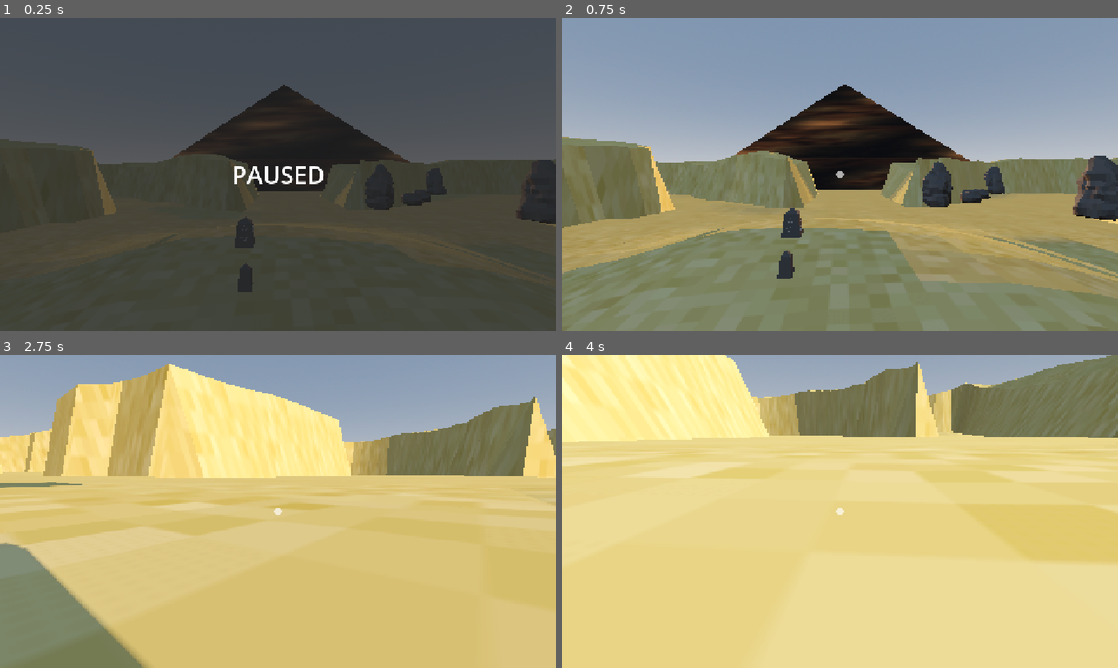
Above: before the commit, frames 1-4 (two rows, left to right).
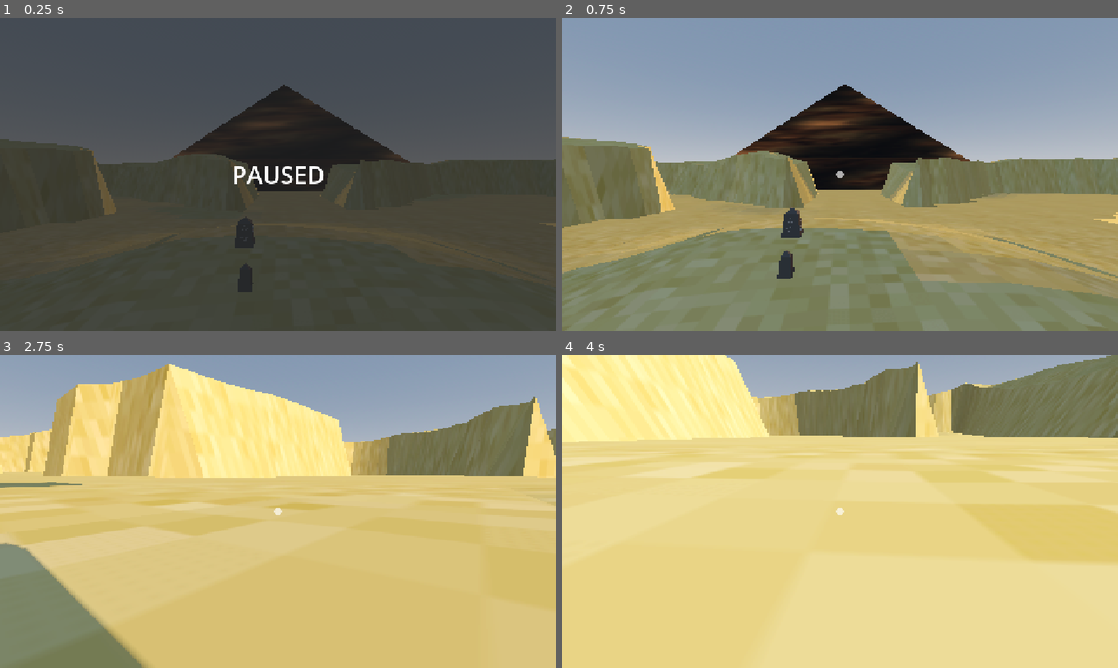
Above: after the commit, the same moments.

Repository: Octoan1/Respawn-Game-Jam-2025
Game: Godot game, scene res://scenes/main.tscn
The game is run twice, just before and just after one commit, with the same random seed, the same clock (stepped at 60 frames per second) and the same inputs.
Inputs (mouse positions are in pixels of both pictures, inside the frame that each line leads up to):
- Up to frame 1 (0.25 s): no input
- Up to frame 2 (0.75 s): tap Enter at 0.5 s; move the mouse to (962, 158) at 0.52 s; hold D (move_right) from 0.53 s (still down); tap R (glow_interact) at 0.6 s; click (962, 158) at 0.67 s
- Up to frame 3 (2.75 s): tap Space (jump) at 0.77, 1.52 s; move the mouse to (250, 511) at 1.27 s; release D (move_right) at 1.28 s; hold W (move_forward) from 1.28 s (still down); click (250, 511) at 1.35 s; move the mouse to (289, 505) at 2.02 s; tap R (glow_interact) at 2.1 s
- Up to frame 4 (4 s): keep holding W (move_forward); move the mouse to (834, 517) at 2.77 s; click (834, 517) at 2.85 s; tap Space (jump) at 3.02, 3.77 s; move the mouse to (878, 514) at 3.52 s; tap R (glow_interact) at 3.6 s

The runs differ from the first frame. In frame 1, 0.9% of the frame differs, in the area x 65-100%, y 45-66%; in frame 2, 3.2%, in the area x 64-100%, y 44-82%; in frame 3, less than 0.1%; in frame 4, less than 0.1%.

Commit message:
Final touches before push

Diff:
--- a/scenes/GlowPuzzle.tscn
+++ b/scenes/GlowPuzzle.tscn
@@ -17,7 +17,6 @@
 albedo_color = Color(0, 1, 0, 0.9764706)
 
 [node name="GlowPuzzle" type="Node3D"]
-transform = Transform3D(1, 0, 0, 0, 1, 0, 0, 0, 1, -0.06315327, -0.062236786, -21.832623)
 
 [node name="FlatRock" parent="." instance=ExtResource("5_suv70")]
 transform = Transform3D(-1.5449429e-07, -5.8288717, 3.3653011, 3.2081584e-07, 3.3653004, 5.828872, -6.730602, 2.9420386e-07, 2.0058754e-07, 165.53041, 1.2657814, -123.26978)
--- a/scenes/main.tscn
+++ b/scenes/main.tscn
@@ -10,7 +10,6 @@
 [ext_resource type="Texture2D" uid="uid://btf5arbs8djy5" path="res://assets/crosshair.svg" id="6_o6xl0"]
 [ext_resource type="PackedScene" uid="uid://udesrlmps4m4" path="res://scenes/environment/props/map.tscn" id="6_tipki"]
 [ext_resource type="PackedScene" uid="uid://dhgqqndd5ch5s" path="res://scenes/pyramid.tscn" id="7_tipki"]
-[ext_resource type="PackedScene" uid="uid://dweembnlxyg7e" path="res://scenes/GlowPuzzle.tscn" id="10_eb6dy"]
 [ext_resource type="Script" uid="uid://bt12wcgor20dm" path="res://scenes/environment/props/obelisk.gd" id="11_trceg"]
 [ext_resource type="Texture2D" uid="uid://dsqdrajec6dag" path="res://assets/interaction_crosshair.png" id="11_ya4ey"]
 
@@ -155,9 +154,6 @@
 [node name="Pyramid" parent="Objects" instance=ExtResource("7_tipki")]
 transform = Transform3D(3, 0, 0, 0, 3, 0, 0, 0, 3, 14.333717, -17.177734, -558.75714)
 
-[node name="GlowPuzzle" parent="Objects" instance=ExtResource("10_eb6dy")]
-transform = Transform3D(2, 0, 0, 0, 2, 0, 0, 0, 2, 0, 0, 0)
-
 [node name="Obelisk_R" parent="Objects" instance=ExtResource("5_tefeu")]
 transform = Transform3D(1.9510453, 0, 0, 0, 1.7038836, 0, 0, 0, 1.9000001, -6.8002286, -6.3860087, -52.23876)
 script = ExtResource("11_trceg")
Not shown: 1 places in scenes/main.tscn that only renumber resources
